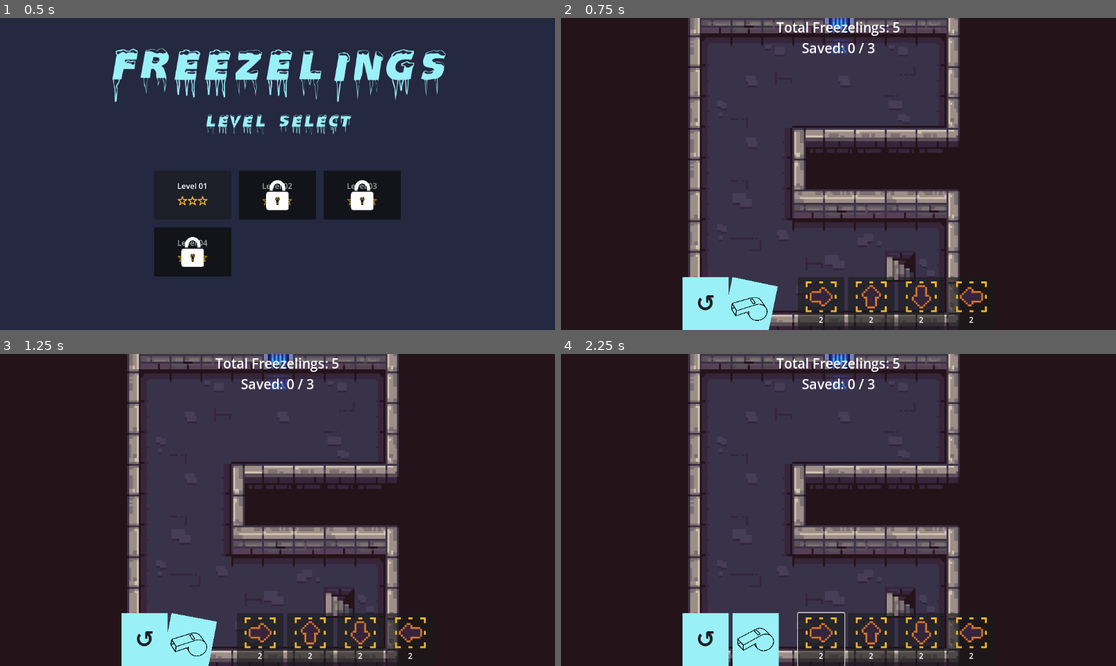
Above: before the commit, frames 1-4 (two rows, left to right).
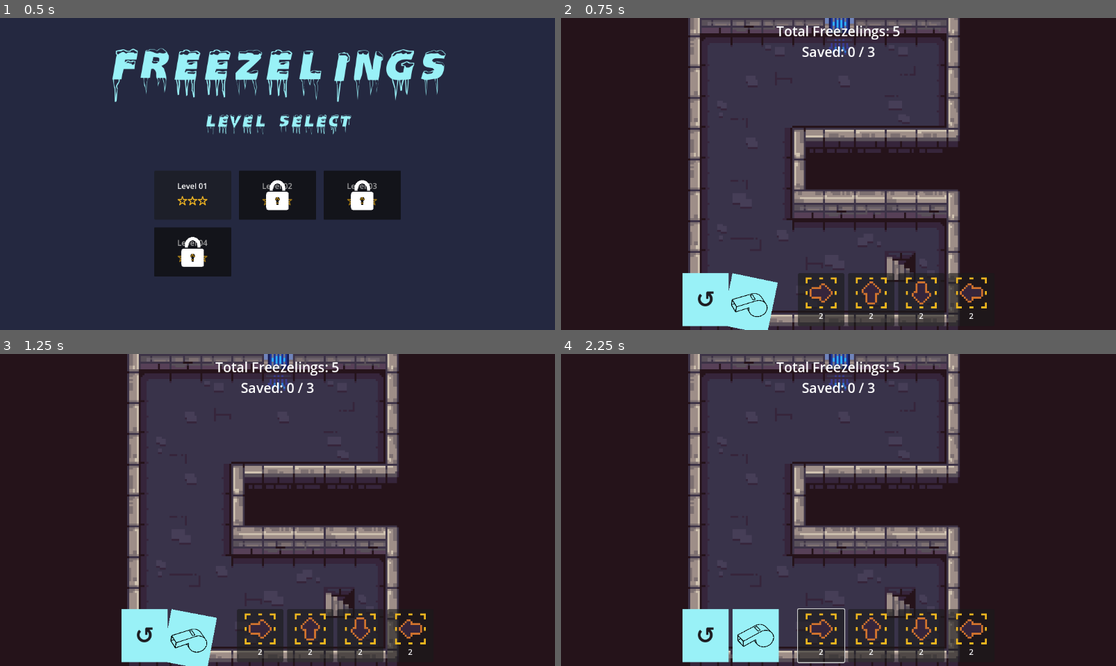
Above: after the commit, the same moments.

Repository: nico-hahn/freezelings
Game: Godot game, scene res://scenes/ui/level_select.tscn
The game is run twice, just before and just after one commit, with the same random seed, the same clock (stepped at 60 frames per second) and the same inputs.
Inputs (mouse positions are in pixels of both pictures, inside the frame that each line leads up to):
- Up to frame 1 (0.5 s): no input
- Up to frame 2 (0.75 s): tap Enter at 0.5 s; drag from (755, 195) to (894, 105) at 0.52 s
- Up to frame 3 (1.25 s): no input
- Up to frame 4 (2.25 s): click "↺" at 1.25 s; click (821, 641) at 2.02 s

Frame 1 is identical in both runs. In frame 2, 2.9% of the frame differs, in the area x 21-77%, y 1-100%; in frame 3, 2.9%; in frame 4, 3.0%.

Commit message:
add hud offsets

Diff:
--- a/scenes/ui/hud.tscn
+++ b/scenes/ui/hud.tscn
@@ -25,7 +25,10 @@
 [node name="TopBar" type="HBoxContainer" parent="."]
 anchors_preset = 10
 anchor_right = 1.0
-offset_bottom = 56.0
+offset_left = 16.0
+offset_top = 8.0
+offset_right = -16.0
+offset_bottom = 64.0
 grow_horizontal = 2
 
 [node name="StatsContainer" type="VBoxContainer" parent="TopBar"]
@@ -49,7 +52,10 @@
 anchor_top = 1.0
 anchor_right = 1.0
 anchor_bottom = 1.0
-offset_top = -110.0
+offset_left = 16.0
+offset_top = -118.0
+offset_right = -16.0
+offset_bottom = -8.0
 grow_horizontal = 2
 grow_vertical = 0
 theme_override_constants/separation = 8
